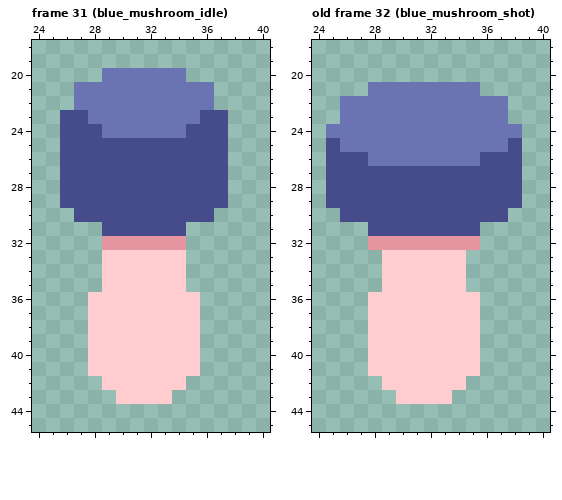
Pixel-art file, stored at public/assets/images/atlas.aseprite. Above is the file before it was changed.
64x64 pixels, 44 frames. Shown: frame 31 (blue_mushroom_idle): x 24..40, y 18..45; old frame 32 (blue_mushroom_shot): x 24..40, y 18..45. The commit also changed other frames, which this record leaves out.
The same view after the edit:
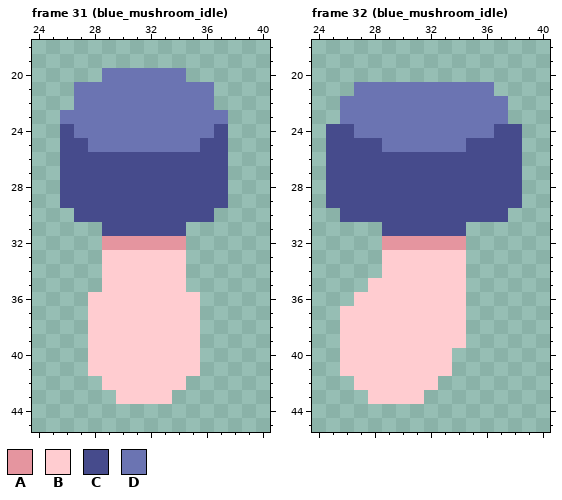
Palette (. is transparent): A #e5959f  B #ffccd0  C #464b8c  D #6b74b2
A new or re-ordered frame is compared with the old frame closest to it.
The exact change:
frames 44 -> 47
Changed rows in their new state; - is an unchanged pixel.
Frame 31 (blue_mushroom_idle), layer "Layer 1":
first column x 26:
23 DD--------DD
24 -DD------DD-
25 --DDDDDDDD--
Frame 32 (blue_mushroom_idle) is new; against old frame 32 (blue_mushroom_shot), layer "Layer 1":
first column x 25:
21 --D--------D--
24 CC----------CC
25 -CCC------CCC-
26 ---CCCCCCCC---
first column x 26:
31 --.------.
32 --.------.
35 --B-------
36 -B-------.
37 BB-------.
38 BB-------.
39 BB-------.
40 BB------..
41 BB------..
42 -BB----..-
43 --BB--..--
Changed places in both pictures, as pixel boxes (x1, y1, x2, y2):
changed: (60, 110, 228, 152)
changed: (326, 82, 522, 166)
changed: (340, 222, 480, 404)
